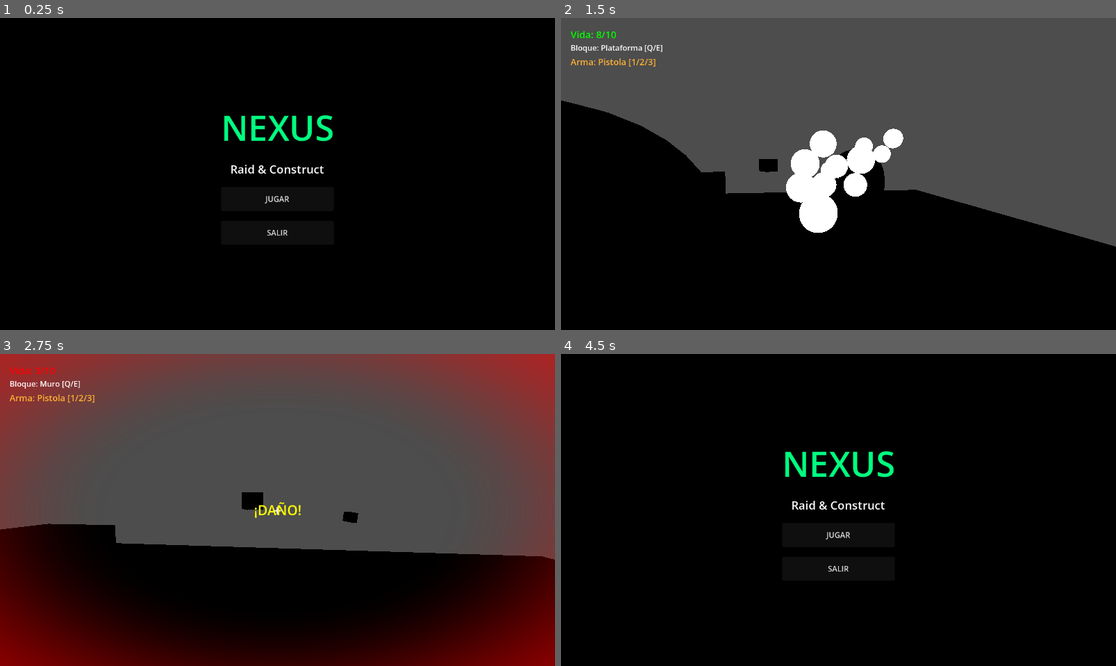
Above: before the commit, frames 1-4 (two rows, left to right).
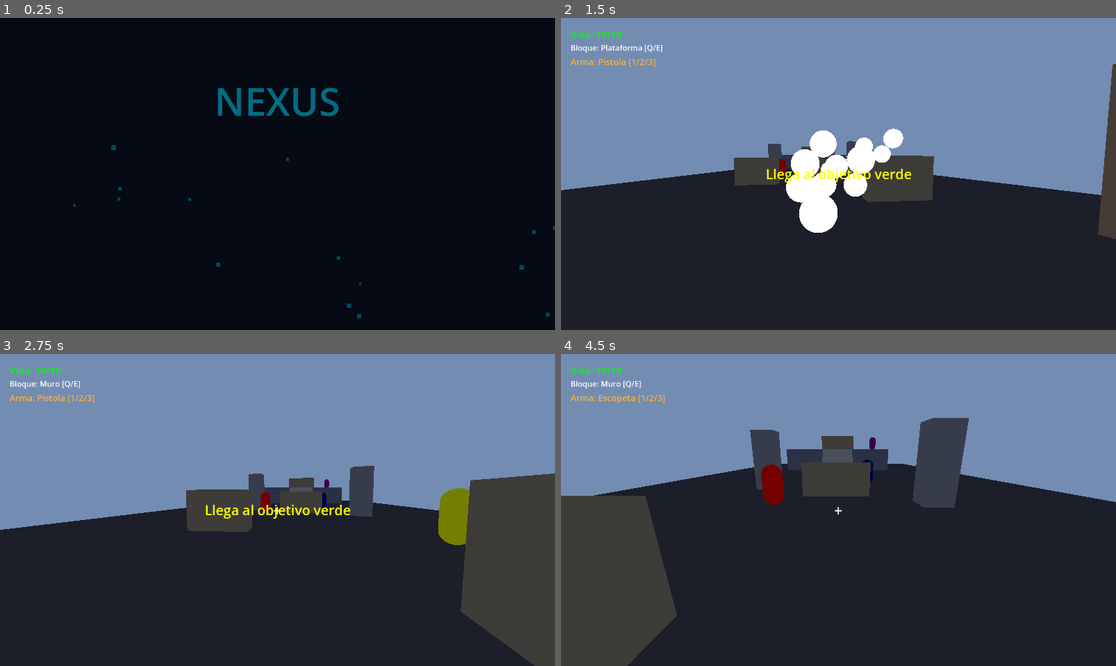
Above: after the commit, the same moments.

Repository: kilder16/NEXUS
Game: Godot game, scene res://scenes/ui/main_menu.tscn
Two runs of this game, one before a commit and one after it. Both use one fixed random seed, a clock stepped at 60 frames per second and the inputs below. This scene is started directly instead of the project's main scene.
Inputs (mouse positions are in pixels of both pictures, inside the frame that each line leads up to):
- Up to frame 1 (0.25 s): no input
- Up to frame 2 (1.5 s): click (838, 198) at 0.5 s, where only the run before the commit has a clickable "JUGAR"; tap Enter at 1.25 s; move the mouse to (866, 174) at 1.27 s; hold Up from 1.28 s (still down); tap Q at 1.35 s; click (866, 174) at 1.42 s
- Up to frame 3 (2.75 s): keep holding Up; tap Space at 1.52, 2.27 s; move the mouse to (249, 510) at 2.02 s; tap E at 2.1 s; click (249, 510) at 2.17 s
- Up to frame 4 (4.5 s): move the mouse to (849, 503) at 2.77 s; tap 1 at 2.85 s; click (849, 503) at 2.92 s; move the mouse to (832, 516) at 3.52 s; tap 2 at 3.6 s; click (832, 516) at 3.67 s; tap Space at 3.77 s; release Up at 4.25 s; click (838, 559) at 4.25 s, where only the run before the commit has a clickable "MENÚ PRINCIPAL"

The runs differ from the first frame. In frame 1, 2.1% of the frame differs, in the area x 13-100%, y 22-97%; in frame 2, 94%; in frame 3, 96%; in frame 4, 100%, in the area x 0-100%, y 0-100%.

Commit message:
feat(ux): menu principal AAA + balance de enemigos
MENU PRINCIPAL:
- main_menu_theme.tres reusable (StyleBoxFlat cyan: normal/hover/pressed)
- BackgroundFX con CPUParticles2D: cubos cyan ambient flotantes
- Entry animation con Tween cascada (titulo + tagline + 3 botones + version)
- Hover effect: scale 1.05 + tick SFX + cambio de estilo
- Tagline narrativo: 'Infiltrate. Adapt. Disconnect The Core.'
- Version label v0.95 alpha en esquina
- Nuevo boton SELECCIONAR NIVEL abre panel overlay con los 5 niveles
- JUGAR ahora carga level_01 (campana) en lugar de test_level
- 2 SFX UI nuevos: ui_hover (30ms) + ui_click (60ms) procedurales

BALANCE DE ENEMIGOS:
- enemy_fast: HP 3 -> 2 (rapido pero fragil)
- enemy_ranged: HP 5 -> 4
- enemy_tank: HP 10 -> 8
- BossFinal en level_05: HP override = 50 via level_05.gd._ready
  (6.25x mas resistente que enemy_tank normal, sensacion de final boss)

ARCHIVOS NUEVOS: main_menu_theme.tres, level_select_panel.tscn + .gd
ARCHIVOS MODIFICADOS: enemy_fast.gd, enemy_ranged.gd, enemy_tank.gd,
  level_05.gd, audio_manager.gd, main_menu.tscn, main_menu.gd

Co-Authored-By: Claude Opus 4.7 <noreply@anthropic.com>

Diff:
--- /dev/null
+++ b/resources/themes/main_menu_theme.tres
@@ -0,0 +1,47 @@
+[gd_resource type="Theme" load_steps=4 format=3]
+
+[sub_resource type="StyleBoxFlat" id="btn_normal"]
+bg_color = Color(0, 0.5, 0.7, 0.1)
+border_width_left = 2
+border_width_top = 2
+border_width_right = 2
+border_width_bottom = 2
+border_color = Color(0, 0.866, 1, 1)
+corner_radius_top_left = 4
+corner_radius_top_right = 4
+corner_radius_bottom_right = 4
+corner_radius_bottom_left = 4
+
+[sub_resource type="StyleBoxFlat" id="btn_hover"]
+bg_color = Color(0, 0.6, 0.9, 0.25)
+border_width_left = 3
+border_width_top = 3
+border_width_right = 3
+border_width_bottom = 3
+border_color = Color(0, 1, 1, 1)
+corner_radius_top_left = 4
+corner_radius_top_right = 4
+corner_radius_bottom_right = 4
+corner_radius_bottom_left = 4
+
+[sub_resource type="StyleBoxFlat" id="btn_pressed"]
+bg_color = Color(0, 0.4, 0.6, 0.5)
+border_width_left = 2
+border_width_top = 2
+border_width_right = 2
+border_width_bottom = 2
+border_color = Color(0, 0.866, 1, 1)
+corner_radius_top_left = 4
+corner_radius_top_right = 4
+corner_radius_bottom_right = 4
+corner_radius_bottom_left = 4
+
+[resource]
+Button/colors/font_color = Color(1, 1, 1, 1)
+Button/colors/font_hover_color = Color(0, 1, 1, 1)
+Button/colors/font_pressed_color = Color(0.7, 0.95, 1, 1)
+Button/font_sizes/font_size = 22
+Button/styles/normal = SubResource("btn_normal")
+Button/styles/hover = SubResource("btn_hover")
+Button/styles/pressed = SubResource("btn_pressed")
+Button/styles/focus = SubResource("btn_normal")
--- /dev/null
+++ b/scenes/ui/level_select_panel.tscn
@@ -0,0 +1,99 @@
+[gd_scene load_steps=4 format=3 uid="uid://b8levelselect5nx"]
+
+[ext_resource type="Script" path="res://scripts/ui/level_select_panel.gd" id="1_script"]
+[ext_resource type="Theme" path="res://resources/themes/main_menu_theme.tres" id="2_theme"]
+
+[sub_resource type="StyleBoxFlat" id="panel_style"]
+bg_color = Color(0.02, 0.05, 0.1, 0.92)
+border_width_left = 2
+border_width_top = 2
+border_width_right = 2
+border_width_bottom = 2
+border_color = Color(0, 0.866, 1, 0.8)
+corner_radius_top_left = 8
+corner_radius_top_right = 8
+corner_radius_bottom_right = 8
+corner_radius_bottom_left = 8
+
+[node name="LevelSelectPanel" type="Control"]
+layout_mode = 3
+anchors_preset = 15
+anchor_right = 1.0
+anchor_bottom = 1.0
+mouse_filter = 0
+theme = ExtResource("2_theme")
+script = ExtResource("1_script")
+
+[node name="BackgroundOverlay" type="ColorRect" parent="."]
+layout_mode = 1
+anchors_preset = 15
+anchor_right = 1.0
+anchor_bottom = 1.0
+color = Color(0, 0.866, 1, 0.1)
+
+[node name="CenterContainer" type="CenterContainer" parent="."]
+layout_mode = 1
+anchors_preset = 15
+anchor_right = 1.0
+anchor_bottom = 1.0
+
+[node name="PanelContainer" type="PanelContainer" parent="CenterContainer"]
+custom_minimum_size = Vector2(500, 540)
+layout_mode = 2
+theme_override_styles/panel = SubResource("panel_style")
+
+[node name="VBoxContainer" type="VBoxContainer" parent="CenterContainer/PanelContainer"]
+layout_mode = 2
+theme_override_constants/separation = 14
+
+[node name="TitleLabel" type="Label" parent="CenterContainer/PanelContainer/VBoxContainer"]
+layout_mode = 2
+theme_override_colors/font_color = Color(0, 0.866, 1, 1)
+theme_override_font_sizes/font_size = 32
+text = "SELECCIONAR NIVEL"
+horizontal_alignment = 1
+
+[node name="Spacer" type="Control" parent="CenterContainer/PanelContainer/VBoxContainer"]
+custom_minimum_size = Vector2(0, 10)
+layout_mode = 2
+
+[node name="Level1Button" type="Button" parent="CenterContainer/PanelContainer/VBoxContainer"]
+custom_minimum_size = Vector2(420, 50)
+layout_mode = 2
+text = "Nivel 1: Apertura"
+
+[node name="Level2Button" type="Button" parent="CenterContainer/PanelContainer/VBoxContainer"]
+custom_minimum_size = Vector2(420, 50)
+layout_mode = 2
+text = "Nivel 2: Industrial"
+
+[node name="Level3Button" type="Button" parent="CenterContainer/PanelContainer/VBoxContainer"]
+custom_minimum_size = Vector2(420, 50)
+layout_mode = 2
+text = "Nivel 3: Base Militar"
+
+[node name="Level4Button" type="Button" parent="CenterContainer/PanelContainer/VBoxContainer"]
+custom_minimum_size = Vector2(420, 50)
+layout_mode = 2
+text = "Nivel 4: Almacén"
+
+[node name="Level5Button" type="Button" parent="CenterContainer/PanelContainer/VBoxContainer"]
+custom_minimum_size = Vector2(420, 50)
+layout_mode = 2
+text = "Nivel 5: El Núcleo"
+
+[node name="Spacer2" type="Control" parent="CenterContainer/PanelContainer/VBoxContainer"]
+custom_minimum_size = Vector2(0, 14)
+layout_mode = 2
+
+[node name="BackButton" type="Button" parent="CenterContainer/PanelContainer/VBoxContainer"]
+custom_minimum_size = Vector2(420, 46)
+layout_mode = 2
+text = "ATRÁS"
+
+[connection signal="pressed" from="CenterContainer/PanelContainer/VBoxContainer/Level1Button" to="." method="_on_level_1_pressed"]
+[connection signal="pressed" from="CenterContainer/PanelContainer/VBoxContainer/Level2Button" to="." method="_on_level_2_pressed"]
+[connection signal="pressed" from="CenterContainer/PanelContainer/VBoxContainer/Level3Button" to="." method="_on_level_3_pressed"]
+[connection signal="pressed" from="CenterContainer/PanelContainer/VBoxContainer/Level4Button" to="." method="_on_level_4_pressed"]
+[connection signal="pressed" from="CenterContainer/PanelContainer/VBoxContainer/Level5Button" to="." method="_on_level_5_pressed"]
+[connection signal="pressed" from="CenterContainer/PanelContainer/VBoxContainer/BackButton" to="." method="_on_back_pressed_button"]
--- a/scenes/ui/main_menu.tscn
+++ b/scenes/ui/main_menu.tscn
@@ -1,59 +1,119 @@
-[gd_scene format=3 uid="uid://dqn885mn25ivm"]
+[gd_scene load_steps=7 format=3 uid="uid://dqn885mn25ivm"]
 
-[ext_resource type="Script" uid="uid://btvohub1m21r" path="res://scripts/ui/main_menu.gd" id="1_sl1te"]
+[ext_resource type="Script" uid="uid://btvohub1m21r" path="res://scripts/ui/main_menu.gd" id="1_script"]
+[ext_resource type="Theme" path="res://resources/themes/main_menu_theme.tres" id="2_theme"]
+[ext_resource type="PackedScene" path="res://scenes/ui/level_select_panel.tscn" id="3_panel"]
 
-[node name="MainMenu" type="Control" unique_id=1635622926]
+[sub_resource type="Gradient" id="grad_particle_inner"]
+offsets = PackedFloat32Array(0, 0.5, 1)
+colors = PackedColorArray(0, 0.866, 1, 0, 0, 0.866, 1, 0.4, 0, 0.866, 1, 0)
+
+[sub_resource type="GradientTexture1D" id="grad_particle"]
+gradient = SubResource("grad_particle_inner")
+
+[node name="MainMenu" type="Control"]
 layout_mode = 3
 anchors_preset = 15
 anchor_right = 1.0
 anchor_bottom = 1.0
-grow_horizontal = 2
-grow_vertical = 2
-script = ExtResource("1_sl1te")
+theme = ExtResource("2_theme")
+script = ExtResource("1_script")
 
-[node name="ColorRect" type="ColorRect" parent="." unique_id=1863194372]
-custom_minimum_size = Vector2(200, 50)
+[node name="ColorRect" type="ColorRect" parent="."]
 layout_mode = 1
 anchors_preset = 15
 anchor_right = 1.0
 anchor_bottom = 1.0
-grow_horizontal = 2
-grow_vertical = 2
-color = Color(0, 0, 0, 1)
+color = Color(0.02, 0.04, 0.08, 1)
 
-[node name="VBoxContainer" type="VBoxContainer" parent="." unique_id=1433455050]
+[node name="BackgroundFX" type="Node2D" parent="."]
+
+[node name="Particles" type="CPUParticles2D" parent="BackgroundFX"]
+emitting = true
+amount = 30
+lifetime = 10.0
+preprocess = 5.0
+emission_shape = 3
+emission_rect_extents = Vector2(960, 8)
+direction = Vector2(0, -1)
+spread = 5.0
+gravity = Vector2(0, 0)
+initial_velocity_min = 50.0
+initial_velocity_max = 80.0
+scale_amount_min = 4.0
+scale_amount_max = 10.0
+color = Color(0, 0.866, 1, 0.3)
+color_ramp = SubResource("grad_particle")
+
+[node name="VBoxContainer" type="VBoxContainer" parent="."]
 layout_mode = 1
 anchors_preset = 8
 anchor_left = 0.5
 anchor_top = 0.5
 anchor_right = 0.5
 anchor_bottom = 0.5
+offset_left = -130.0
+offset_top = -180.0
+offset_right = 130.0
+offset_bottom = 180.0
 grow_horizontal = 2
 grow_vertical = 2
-theme_override_constants/separation = 20
+theme_override_constants/separation = 18
 
-[node name="TitleLabel" type="Label" parent="VBoxContainer" unique_id=1732774720]
+[node name="TitleLabel" type="Label" parent="VBoxContainer"]
 layout_mode = 2
-theme_override_colors/font_color = Color(0, 1, 0.5019608, 1)
-theme_override_font_sizes/font_size = 72
+theme_override_colors/font_color = Color(0, 0.866, 1, 1)
+theme_override_font_sizes/font_size = 80
 text = "NEXUS"
 horizontal_alignment = 1
 
-[node name="SubtitleLabel" type="Label" parent="VBoxContainer" unique_id=636188251]
+[node name="SubtitleLabel" type="Label" parent="VBoxContainer"]
 layout_mode = 2
-theme_override_font_sizes/font_size = 24
-text = "Raid & Construct"
+theme_override_colors/font_color = Color(0.7, 0.85, 1, 0.9)
+theme_override_font_sizes/font_size = 20
+text = "Infiltrate. Adapt. Disconnect The Core."
 horizontal_alignment = 1
 
-[node name="PlayButton" type="Button" parent="VBoxContainer" unique_id=547148890]
-custom_minimum_size = Vector2(200, 50)
+[node name="Spacer" type="Control" parent="VBoxContainer"]
+custom_minimum_size = Vector2(0, 24)
+layout_mode = 2
+
+[node name="PlayButton" type="Button" parent="VBoxContainer"]
+custom_minimum_size = Vector2(260, 54)
 layout_mode = 2
 text = "JUGAR"
 
-[node name="QuitButton" type="Button" parent="VBoxContainer" unique_id=154084379]
-custom_minimum_size = Vector2(200, 50)
+[node name="LevelSelectButton" type="Button" parent="VBoxContainer"]
+custom_minimum_size = Vector2(260, 54)
+layout_mode = 2
+text = "SELECCIONAR NIVEL"
+
+[node name="QuitButton" type="Button" parent="VBoxContainer"]
+custom_minimum_size = Vector2(260, 54)
 layout_mode = 2
 text = "SALIR"
 
+[node name="VersionLabel" type="Label" parent="."]
+layout_mode = 1
+anchors_preset = 3
+anchor_left = 1.0
+anchor_top = 1.0
+anchor_right = 1.0
+anchor_bottom = 1.0
+offset_left = -120.0
+offset_top = -34.0
+offset_right = -20.0
+offset_bottom = -14.0
+grow_horizontal = 0
+grow_vertical = 0
+theme_override_colors/font_color = Color(0.53, 0.53, 0.53, 1)
+theme_override_font_sizes/font_size = 14
+text = "v0.95 alpha"
+horizontal_alignment = 2
+
+[node name="LevelSelectPanel" parent="." instance=ExtResource("3_panel")]
+visible = false
+
 [connection signal="pressed" from="VBoxContainer/PlayButton" to="." method="_on_play_button_pressed"]
+[connection signal="pressed" from="VBoxContainer/LevelSelectButton" to="." method="_on_level_select_button_pressed"]
 [connection signal="pressed" from="VBoxContainer/QuitButton" to="." method="_on_quit_button_pressed"]
--- a/scripts/ai/enemy_fast.gd
+++ b/scripts/ai/enemy_fast.gd
@@ -5,7 +5,7 @@
 
 func _ready():
 	super._ready()
-	health = 3
+	health = 2
 	speed = 5.0
 	chase_speed = 8.0
 	attack_damage = 2
--- a/scripts/ai/enemy_ranged.gd
+++ b/scripts/ai/enemy_ranged.gd
@@ -8,7 +8,7 @@
 
 func _ready():
 	super._ready()
-	health = 5
+	health = 4
 	attack_range = 12.0
 	detect_range = 15.0
 	attack_cooldown = 1.5
--- a/scripts/ai/enemy_tank.gd
+++ b/scripts/ai/enemy_tank.gd
@@ -5,7 +5,7 @@
 
 func _ready():
 	super._ready()
-	health = 10
+	health = 8
 	speed = 1.25
 	chase_speed = 2.0
 	attack_damage = 1
--- a/scripts/levels/level_05.gd
+++ b/scripts/levels/level_05.gd
@@ -31,6 +31,11 @@
 
 	start_time = Time.get_ticks_msec() / 1000.0
 
+	# Override boss HP tras el _ready de enemy_tank (default = 8 post-balance)
+	await get_tree().process_frame
+	boss.health = 50
+	print("[Level05] Boss HP override: ", boss.health)
+
 func _on_enemy_died(_e: Node) -> void:
 	enemies_killed += 1
 
--- a/scripts/systems/audio_manager.gd
+++ b/scripts/systems/audio_manager.gd
@@ -66,6 +66,8 @@
 	_sfx_streams["hit"] = _ensure_stream(SFX_DIR + "hit.wav", _gen_hit)
 	_sfx_streams["enemy_death"] = _ensure_stream(SFX_DIR + "enemy_death.wav", _gen_enemy_death)
 	_sfx_streams["victory"] = _ensure_stream(SFX_DIR + "victory.wav", _gen_victory)
+	_sfx_streams["ui_hover"] = _ensure_stream(SFX_DIR + "ui_hover.wav", _gen_ui_hover)
+	_sfx_streams["ui_click"] = _ensure_stream(SFX_DIR + "ui_click.wav", _gen_ui_click)
 	_music_streams["menu_music"] = _ensure_stream(MUSIC_DIR + "menu_music.wav", _gen_menu_music, true)
 
 func _ensure_stream(path: String, generator: Callable, is_music: bool = false) -> AudioStreamWAV:
@@ -254,6 +256,35 @@
 		_write_sample(data, i, s * 0.75)
 	return _build_stream(data, sr)
 
+func _gen_ui_hover() -> AudioStreamWAV:
+	# Tick suave para hover sobre botones. 30ms, tono limpio.
+	var sr := 44100
+	var dur := 0.03
+	var n := int(sr * dur)
+	var data := PackedByteArray()
+	data.resize(n * 2)
+	for i in range(n):
+		var t: float = float(i) / sr
+		var s: float = sin(TAU * 1800.0 * t) * _env_ad(t, 0.001, 0.012) * 0.5
+		_write_sample(data, i, s)
+	return _build_stream(data, sr)
+
+func _gen_ui_click() -> AudioStreamWAV:
+	# Click más sustancial para confirmación. 60ms, noise + tonal mid.
+	var sr := 44100
+	var dur := 0.06
+	var n := int(sr * dur)
+	var data := PackedByteArray()
+	data.resize(n * 2)
+	for i in range(n):
+		var t: float = float(i) / sr
+		var noise: float = _rng.randf_range(-1.0, 1.0)
+		var env_n: float = _env_ad(t, 0.001, 0.020)
+		var tonal: float = sin(TAU * 1200.0 * t) * _env_ad(t, 0.001, 0.035)
+		var s: float = (noise * 0.3 + tonal * 0.5) * env_n
+		_write_sample(data, i, s * 0.8)
+	return _build_stream(data, sr)
+
 func _gen_menu_music() -> AudioStreamWAV:
 	# Tríada A mayor (A3=220, C#4=277, E4=330) — audible en bocinas de laptop que cortan <100 Hz.
 	# Loop seamless: 220/277/330 × 12 = 2640/3324/3960 ciclos (todos enteros).
--- /dev/null
+++ b/scripts/ui/level_select_panel.gd
@@ -0,0 +1,43 @@
+extends Control
+
+# === NEXUS - Panel de selección de nivel (overlay) ===
+
+signal back_pressed
+
+const LEVEL_PATHS := {
+	1: "res://scenes/levels/level_01.tscn",
+	2: "res://scenes/levels/level_02.tscn",
+	3: "res://scenes/levels/level_03.tscn",
+	4: "res://scenes/levels/level_04.tscn",
+	5: "res://scenes/levels/level_05.tscn",
+}
+
+func _ready() -> void:
+	visible = false
+	# Conectar hover SFX a todos los botones recursivamente
+	_wire_hover_sfx(self)
+
+func _wire_hover_sfx(node: Node) -> void:
+	for child in node.get_children():
+		if child is Button:
+			child.mouse_entered.connect(_on_any_button_hover)
+		_wire_hover_sfx(child)
+
+func _on_any_button_hover() -> void:
+	AudioManager.play_sfx("ui_hover", 0.0, 0.7)
+
+func _on_level_1_pressed() -> void: _load_level(1)
+func _on_level_2_pressed() -> void: _load_level(2)
+func _on_level_3_pressed() -> void: _load_level(3)
+func _on_level_4_pressed() -> void: _load_level(4)
+func _on_level_5_pressed() -> void: _load_level(5)
+
+func _load_level(num: int) -> void:
+	AudioManager.play_sfx("ui_click")
+	AudioManager.stop_music(1.0)
+	get_tree().change_scene_to_file(LEVEL_PATHS[num])
+
+func _on_back_pressed_button() -> void:
+	AudioManager.play_sfx("ui_click")
+	back_pressed.emit()
+	visible = false
--- a/scripts/ui/main_menu.gd
+++ b/scripts/ui/main_menu.gd
@@ -1,18 +1,97 @@
 extends Control
 
-# ============================================
-# NEXUS - Menú Principal
-# ============================================
+# === NEXUS - Menú Principal ===
 
-func _ready():
-	# Asegurar que el mouse sea visible
+@onready var title_label: Label = $VBoxContainer/TitleLabel
+@onready var subtitle_label: Label = $VBoxContainer/SubtitleLabel
+@onready var play_button: Button = $VBoxContainer/PlayButton
+@onready var level_select_button: Button = $VBoxContainer/LevelSelectButton
+@onready var quit_button: Button = $VBoxContainer/QuitButton
+@onready var version_label: Label = $VersionLabel
+@onready var level_select_panel: Control = $LevelSelectPanel
+@onready var background_fx: Node2D = $BackgroundFX
+@onready var bg_particles: CPUParticles2D = $BackgroundFX/Particles
+
+func _ready() -> void:
 	Input.set_mouse_mode(Input.MOUSE_MODE_VISIBLE)
-	# Asegurar que el juego no esté pausado
 	get_tree().paused = false
 	AudioManager.play_music("menu_music", 2.0)
 
-func _on_play_button_pressed():
-	get_tree().change_scene_to_file("res://scenes/levels/test_level.tscn")
+	# Background FX posicionado al bottom-center del viewport
+	var vp_size: Vector2i = get_viewport().size
+	background_fx.position = Vector2(vp_size.x / 2.0, vp_size.y + 20.0)
+	bg_particles.emission_rect_extents = Vector2(vp_size.x / 2.0, 8.0)
 
-func _on_quit_button_pressed():
+	level_select_panel.back_pressed.connect(_on_panel_back)
+
+	# Estado inicial oculto (antes del primer render)
+	title_label.modulate.a = 0.0
+	subtitle_label.modulate.a = 0.0
+	play_button.modulate.a = 0.0
+	level_select_button.modulate.a = 0.0
+	quit_button.modulate.a = 0.0
+	version_label.modulate.a = 0.0
+	play_button.scale = Vector2(0.92, 0.92)
+	level_select_button.scale = Vector2(0.92, 0.92)
+	quit_button.scale = Vector2(0.92, 0.92)
+
+	var buttons: Array[Button] = [play_button, level_select_button, quit_button]
+	for btn in buttons:
+		btn.mouse_entered.connect(_on_button_hover_in.bind(btn))
+		btn.mouse_exited.connect(_on_button_hover_out.bind(btn))
+		btn.pressed.connect(_on_button_pressed_sfx)
+
+	# Esperar layout para set pivot_offset al centro de cada botón
+	await get_tree().process_frame
+	for btn in buttons:
+		btn.pivot_offset = btn.size / 2.0
+
+	_animate_entry(buttons)
+
+func _animate_entry(buttons: Array[Button]) -> void:
+	# Title: fade 0.8s desde t=0
+	var t_title: Tween = create_tween()
+	t_title.tween_property(title_label, "modulate:a", 1.0, 0.8).set_trans(Tween.TRANS_SINE).set_ease(Tween.EASE_OUT)
+
+	# Subtitle: fade 0.5s desde t=0.3s
+	var t_sub: Tween = create_tween()
+	t_sub.tween_interval(0.3)
+	t_sub.tween_property(subtitle_label, "modulate:a", 1.0, 0.5)
+
+	# Buttons cascada: cada uno arranca a t = 0.6 + i*0.15
+	for i in range(buttons.size()):
+		var btn: Button = buttons[i]
+		var t_btn: Tween = create_tween()
+		t_btn.tween_interval(0.6 + i * 0.15)
+		t_btn.tween_property(btn, "modulate:a", 1.0, 0.4)
+		t_btn.parallel().tween_property(btn, "scale", Vector2.ONE, 0.4).set_trans(Tween.TRANS_CUBIC).set_ease(Tween.EASE_OUT)
+
+	# Version: fade desde t=1.4s
+	var t_ver: Tween = create_tween()
+	t_ver.tween_interval(1.4)
+	t_ver.tween_property(version_label, "modulate:a", 1.0, 0.3)
+
+func _on_button_hover_in(btn: Button) -> void:
+	AudioManager.play_sfx("ui_hover", 0.0, 0.7)
+	var t: Tween = create_tween()
+	t.tween_property(btn, "scale", Vector2(1.05, 1.05), 0.1)
+
+func _on_button_hover_out(btn: Button) -> void:
+	var t: Tween = create_tween()
+	t.tween_property(btn, "scale", Vector2.ONE, 0.1)
+
+func _on_button_pressed_sfx() -> void:
+	AudioManager.play_sfx("ui_click")
+
+func _on_play_button_pressed() -> void:
+	AudioManager.stop_music(1.0)
+	get_tree().change_scene_to_file("res://scenes/levels/level_01.tscn")
+
+func _on_level_select_button_pressed() -> void:
+	level_select_panel.visible = true
+
+func _on_quit_button_pressed() -> void:
 	get_tree().quit()
+
+func _on_panel_back() -> void:
+	level_select_panel.visible = false
Not shown, added: scripts/ui/level_select_panel.gd.uid
